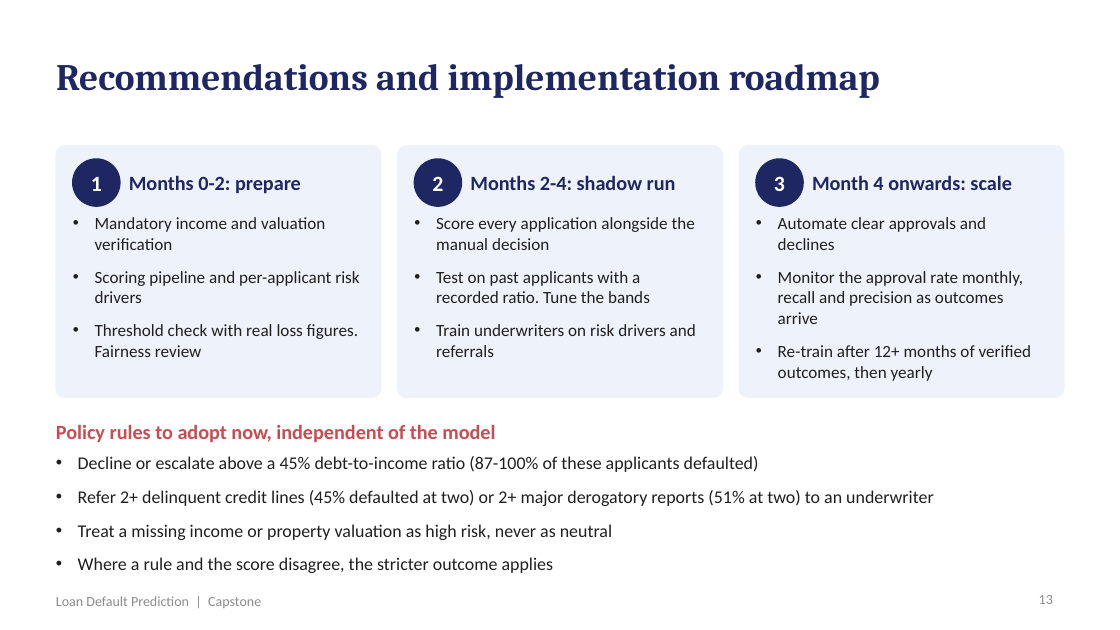
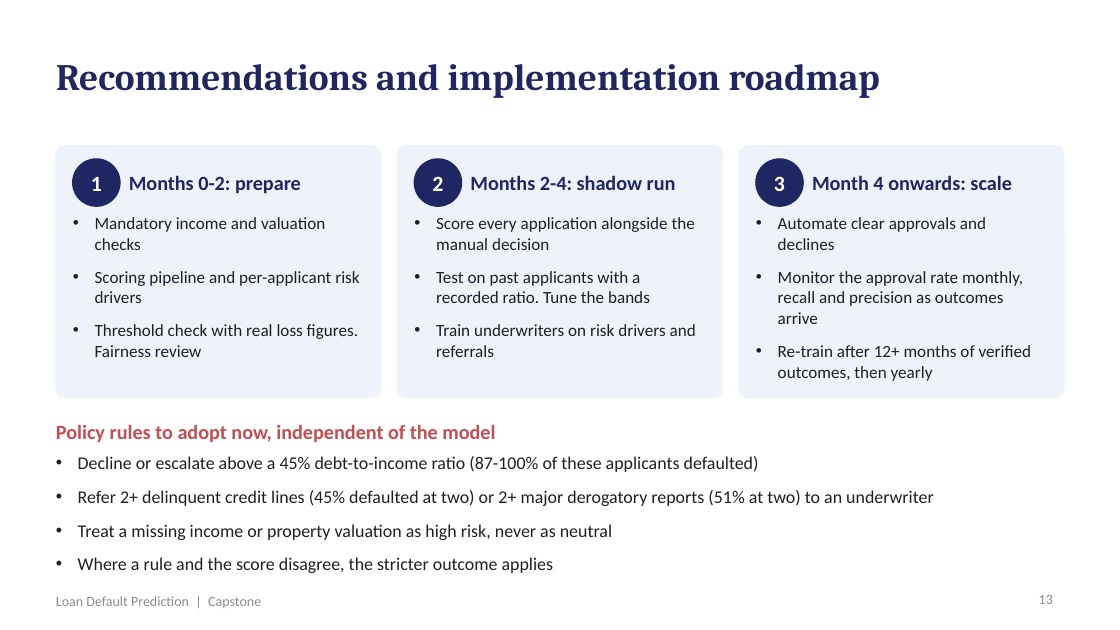
Before and after one commit to shubham1891/Personal-code, a slide deck: slide 13 of presentation/Loan_Default_Prediction_Presentation.pptx. Drawn at 1120x630 pixels with LibreOffice and Linux fonts; fonts in the diff are those of the drawing. Boxes give left, top, right and bottom in pixels: in the first picture for what was removed or moved away, otherwise in the second. Text is boxed around its words. In the diff, an @@ line names an element or a change of style, - is before the commit and + after.

```diff
--- a/presentation/Loan_Default_Prediction_Presentation.pptx
+++ b/presentation/Loan_Default_Prediction_Presentation.pptx
@@ text at box(95, 217, 325, 250): text changed @@
-• Mandatory income and valuation verification
+• Mandatory income and valuation checks
```
Also in this commit, not shown: 5 other slides changed, 6 other files.
